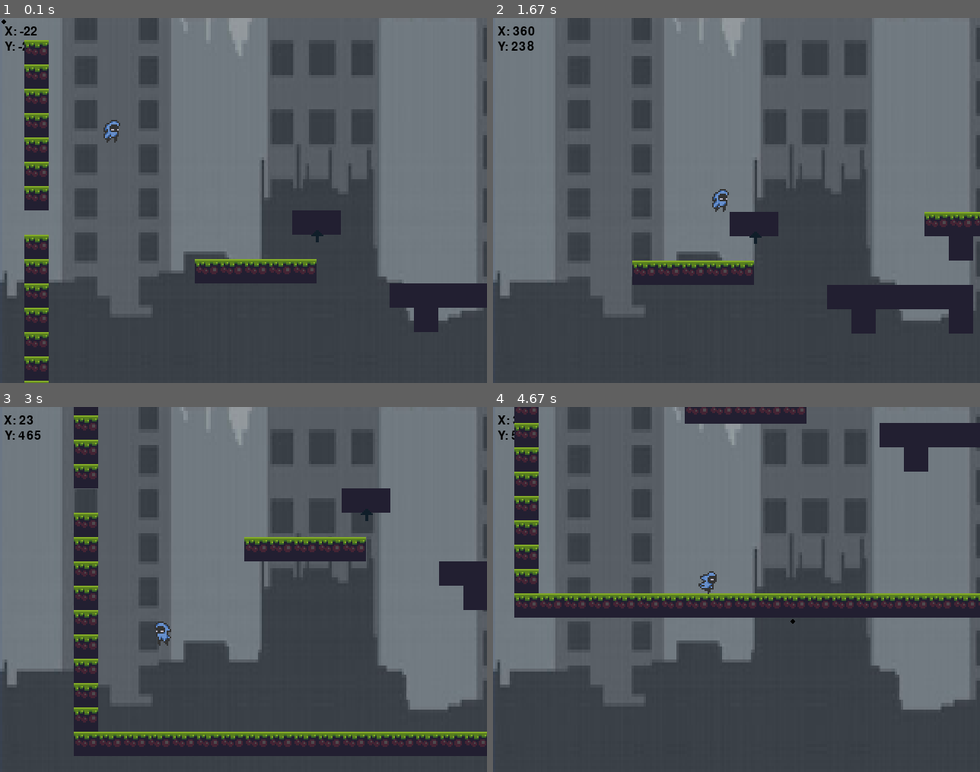
Above: before the commit, frames 1-4 (two rows, left to right).
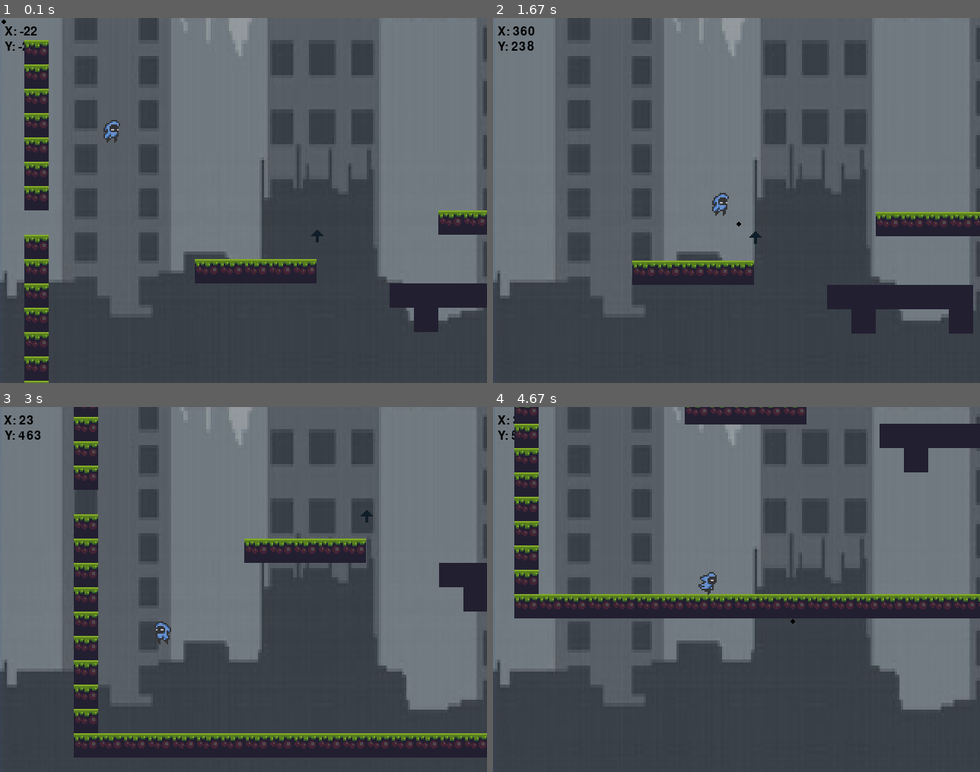
Above: after the commit, the same moments.

Repository: JosephBarbu1/MonsterSurvival
Game: pygame game, started from main.py
The game is run twice, just before and just after one commit, with the same random seed, the same clock (stepped at 60 frames per second) and the same inputs.
Inputs (mouse positions are in pixels of both pictures, inside the frame that each line leads up to):
- Up to frame 1 (0.1 s): no input
- Up to frame 2 (1.67 s): hold Right 0.33-0.8 s; move the mouse to (717, 215) at 0.37 s; hold Up 0.83-1.13 s; move the mouse to (892, 189) at 0.87 s; hold Right 1.17-1.63 s; move the mouse to (736, 222) at 1.2 s
- Up to frame 3 (3 s): hold Left 1.67-2.2 s; move the mouse to (126, 593) at 1.7 s; hold Left 2.23-2.63 s; move the mouse to (292, 669) at 2.27 s; hold Up from 2.67 s (still down); move the mouse to (92, 673) at 2.7 s
- Up to frame 4 (4.67 s): release Up at 3.03 s; hold Right 3.07-3.7 s; move the mouse to (809, 461) at 3.1 s; hold Left 3.73-4.2 s; move the mouse to (916, 717) at 3.77 s; hold Right from 4.23 s (still down); move the mouse to (794, 622) at 4.27 s

The runs differ from the first frame. In frame 1, 1.3% of the frame differs, in the area x 60-100%, y 52-60%; in frame 2, 1.8%; in frame 3, 5.8%, in the area x 7-100%, y 0-97%; in frame 4, 2.3%.

Commit message:
version 3

Diff:
--- a/main.py
+++ b/main.py
@@ -67,6 +67,12 @@
 for i in range(1):
     jumper_objects.append(jumper)
 mjumper = e.entitym()
+
+#coins
+coin_image = pygame.image.load(r"C:\Users\Joseph\Desktop\CSE098_Project\MonsterSurvival\blocks\coin_2.png")
+coins = [pygame.Rect(100, 100, 32, 32)]
+
+
 #-------------------------------------------------------------------------------
 
 #Loading the spritesheets for Player and Enemies
@@ -95,7 +101,8 @@
 #Returns the X and Y position of the mouse cursor in relation to game "screen"
 #and not the game window.
 #-------------------------------------------------------------------------------
-
+for c in coins:
+    screen.blit(coin_image, (c.x, c.y))
 #Game Loop
 while True:
     screen.blit(true_scene, (0,-480))
@@ -120,6 +127,7 @@
                 tile_rects.append(pygame.Rect(x * TILE_SIZE, y * TILE_SIZE, TILE_SIZE, TILE_SIZE))
             x += 1
         y += 1
+
 
 # This is the coordinate/movement detection for the player [0,1]=[x,y].
     p1.player_movement = [0,0]
--- a/tilemap.txt
+++ b/tilemap.txt
@@ -1,13 +1,13 @@
+200000000000000000000000000000000000000000000000002
+200000000000000000000000000000000000000000000000002
+200000000000000000000000000000000000222200000000002
 200000000000000000000000000000000000000000000000002
 200000000000000000000000000000000000000000000000002
 200000000000000000000000000000000000000000000000002
-200000000000000000000000000000000000000000000000002
-200000000000000000000000000000000000000000000000002
-200000000000000000000000000000000000000000000000002
-200000000000000000000000000000000000000000000000002
-000000000001100000022200000000000000000000000000002
-200000000000000000001000000000000002200000000000002
-200000022222000000000000222222220000000000000000002
+200000000000000000000000000222000000000000222220002
+000000000000000002222200000000000000000000000000002
+200000000000000000000000000000000002202200000000002
+200000022222000000000000000000000000000000000000002
 200000000000000111111000000000000000000000000000002
 200000000000000010001000022200000000000000000000002
 200000000000000000000000110000002222200000000000002
Binary file added: blocks/coin_2.png
